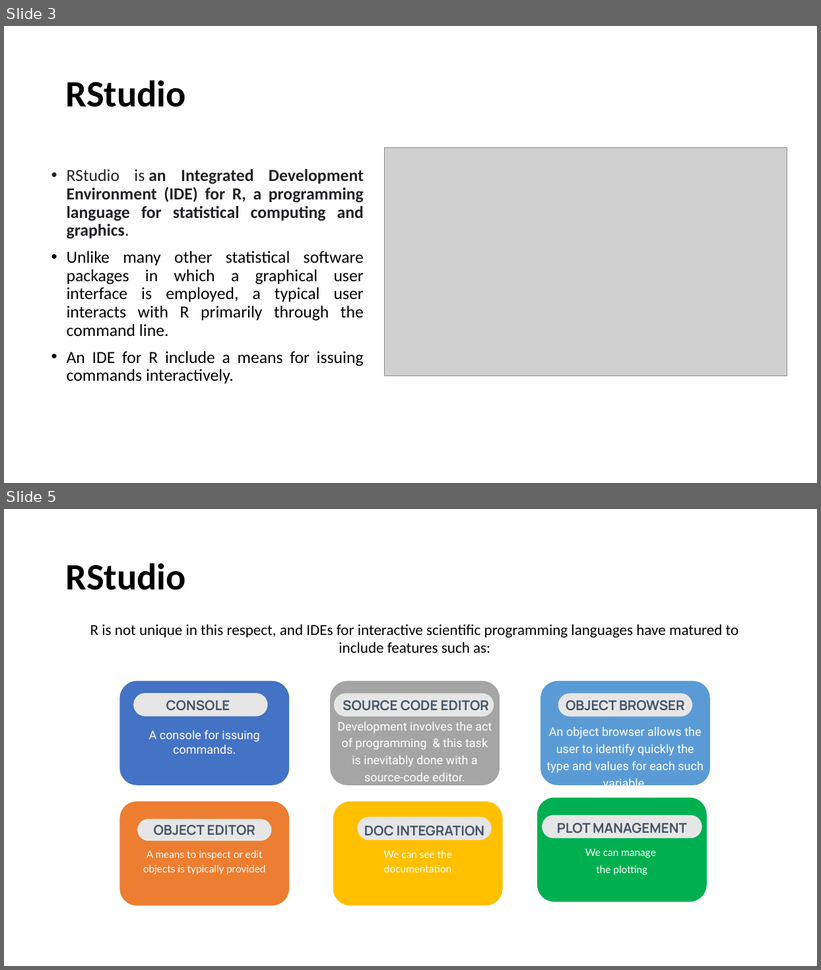
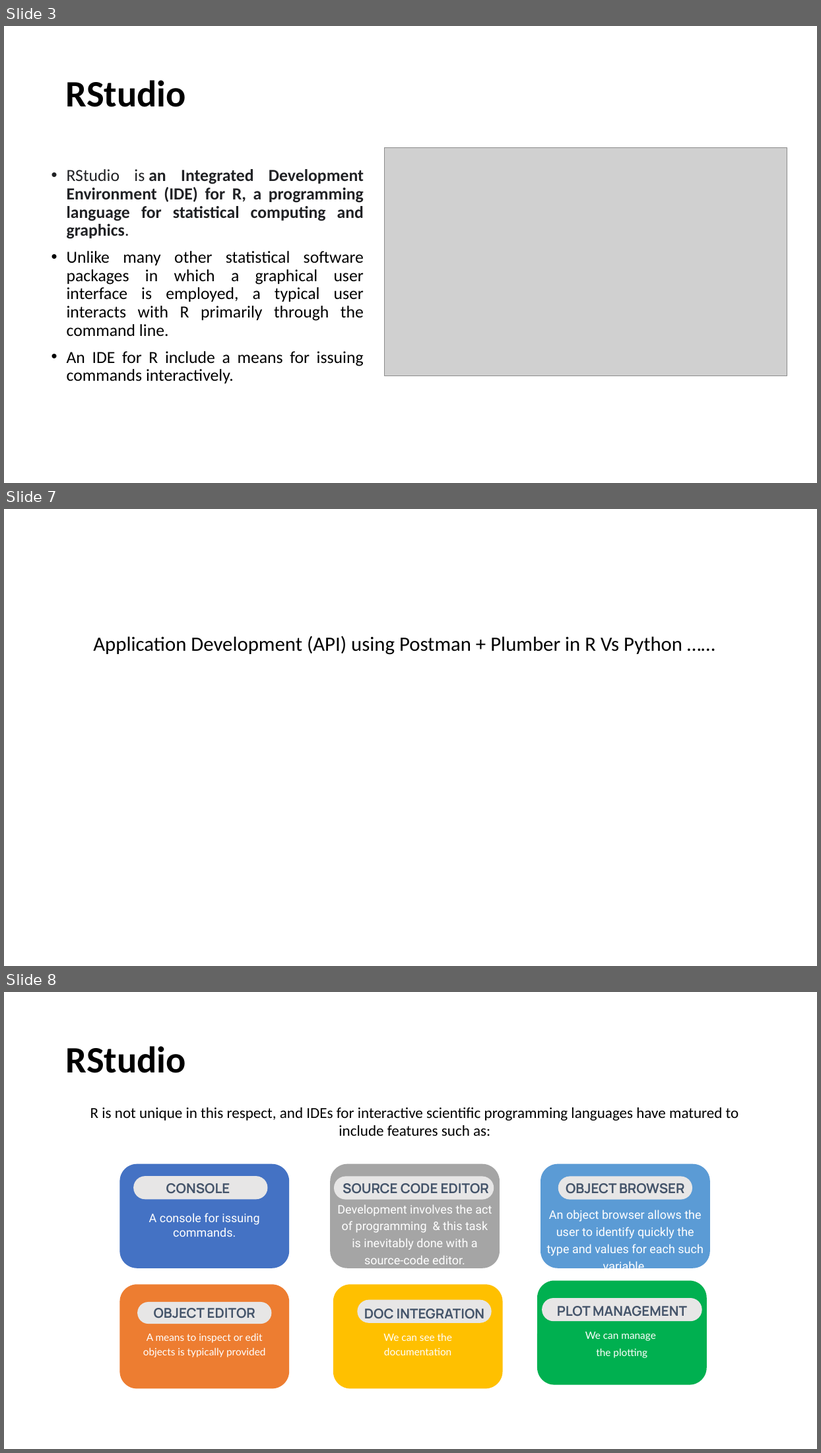
Before and after one commit to Ransinghsatyajitray/R-Programming-Training-Content, a slide deck: R PROGRAMMING SESSION 1 Briefing About R and RStudio.pptx. Shown one above the other, each under a label of ours: slides 3 and 5 before the commit, slides 3, 7 and 8 after it; the slides between them are not shown. The pictures are 821x970 and 821x1453 pixels, drawn with LibreOffice and Linux fonts; fonts in the diff are those of the drawing; grey boxes stand for pictures. Boxes give left, top, right and bottom in pixels: in the first picture for what was removed or moved away, otherwise in the second. Text is boxed around its words. In the diff, an @@ line names an element or a change of style, - is before the commit and + after.

```diff
--- a/R PROGRAMMING SESSION 1 Briefing About R and RStudio.pptx
+++ b/R PROGRAMMING SESSION 1 Briefing About R and RStudio.pptx
@@ slide 7 added at bbox=[4, 509, 817, 966], background #FFFFFF @@
@@ text added at bbox=[93, 636, 682, 655], 24 pt, text #000000 @@
+Application Development (API) using Postman + Plumber in R Vs Python ……
@@ what was slide 5 is now slide 8 @@
```
Also in this commit, not shown: 1 slide changed, 2 other slides added.
